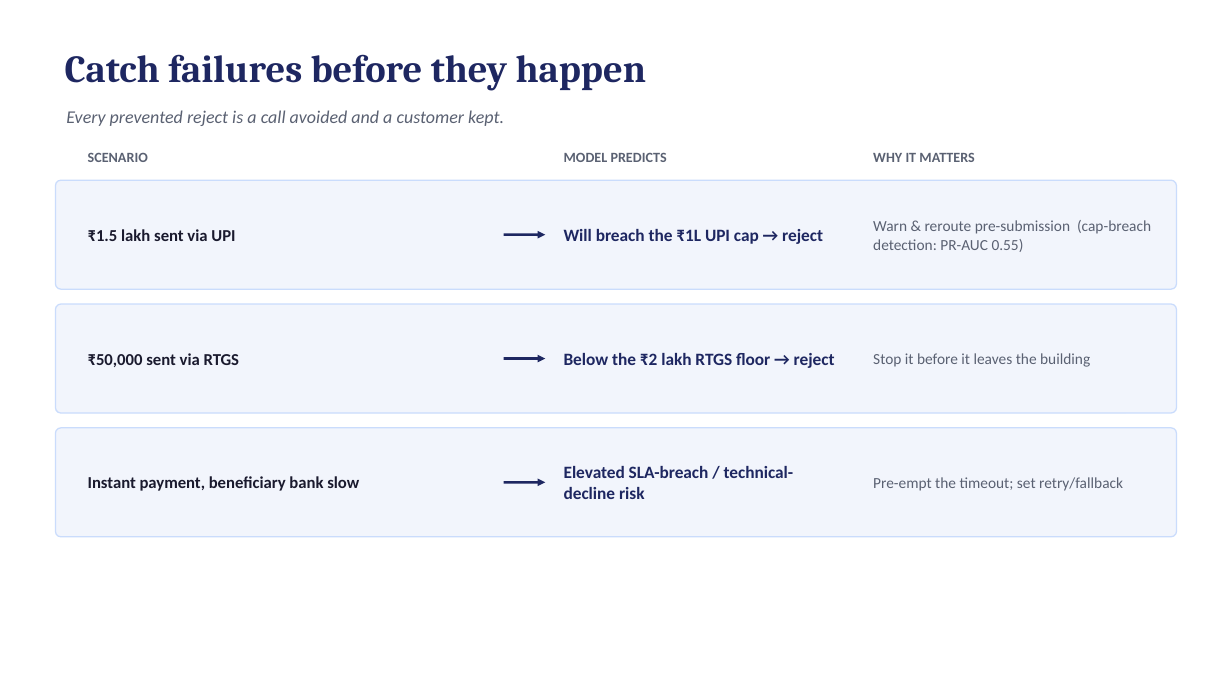
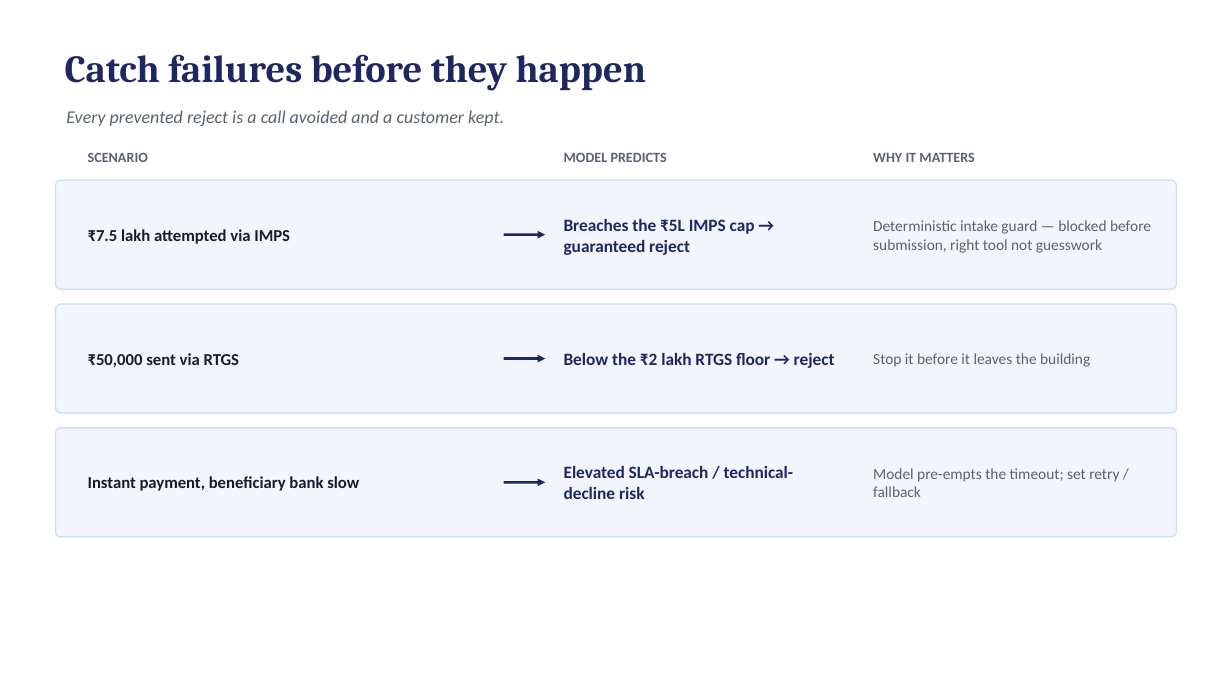
Before and after one commit to Bratz/txn-repr-poc, a slide deck: slide 4 of docs/txn_repr_evidence.pptx. Drawn at 1232x693 pixels with LibreOffice and Linux fonts; fonts in the diff are those of the drawing. Boxes give left, top, right and bottom in pixels: in the first picture for what was removed or moved away, otherwise in the second. Text is boxed around its words. In the diff, an @@ line names an element or a change of style, - is before the commit and + after.

```diff
--- a/docs/txn_repr_evidence.pptx
+++ b/docs/txn_repr_evidence.pptx
@@ text at box(88, 229, 290, 244): text changed @@
-₹1.5 lakh sent via UPI
+₹7.5 lakh attempted via IMPS
@@ text at box(564, 219, 755, 255): text changed @@
-Will breach the ₹1L UPI cap → reject
+Breaches the ₹5L IMPS cap → guaranteed reject
@@ text at box(873, 220, 1151, 253): text changed @@
-Warn & reroute pre-submission (cap-breach detection: PR-AUC 0.55)
+Deterministic intake guard — blocked before submission, right tool not guesswork
@@ text at box(873, 468, 1119, 497): text changed @@
-Pre-empt the timeout; set retry/fallback
+Model pre-empts the timeout; set retry / fallback
```
Also in this commit, not shown: 8 other slides changed, 2 other files.
